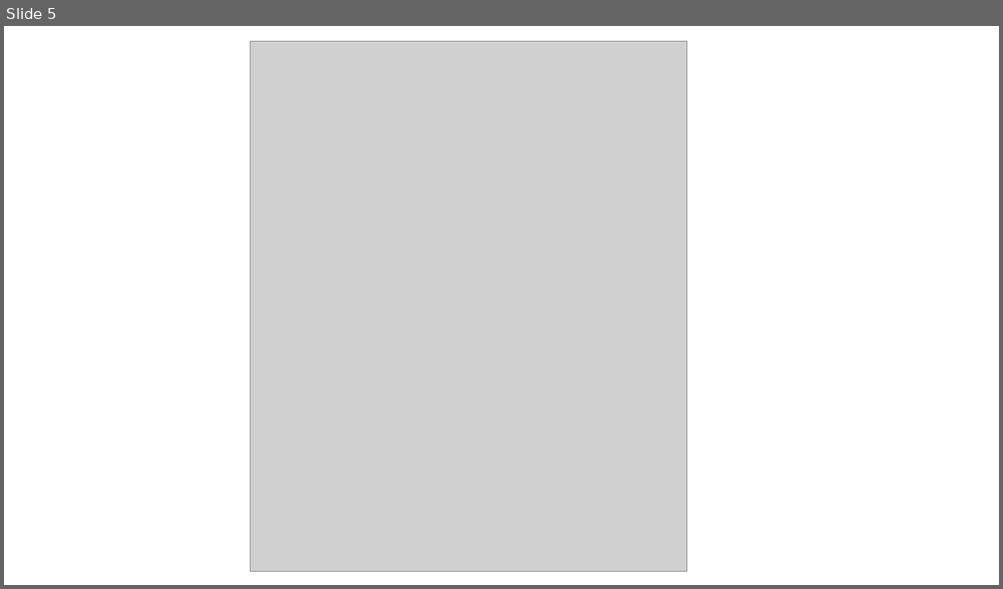
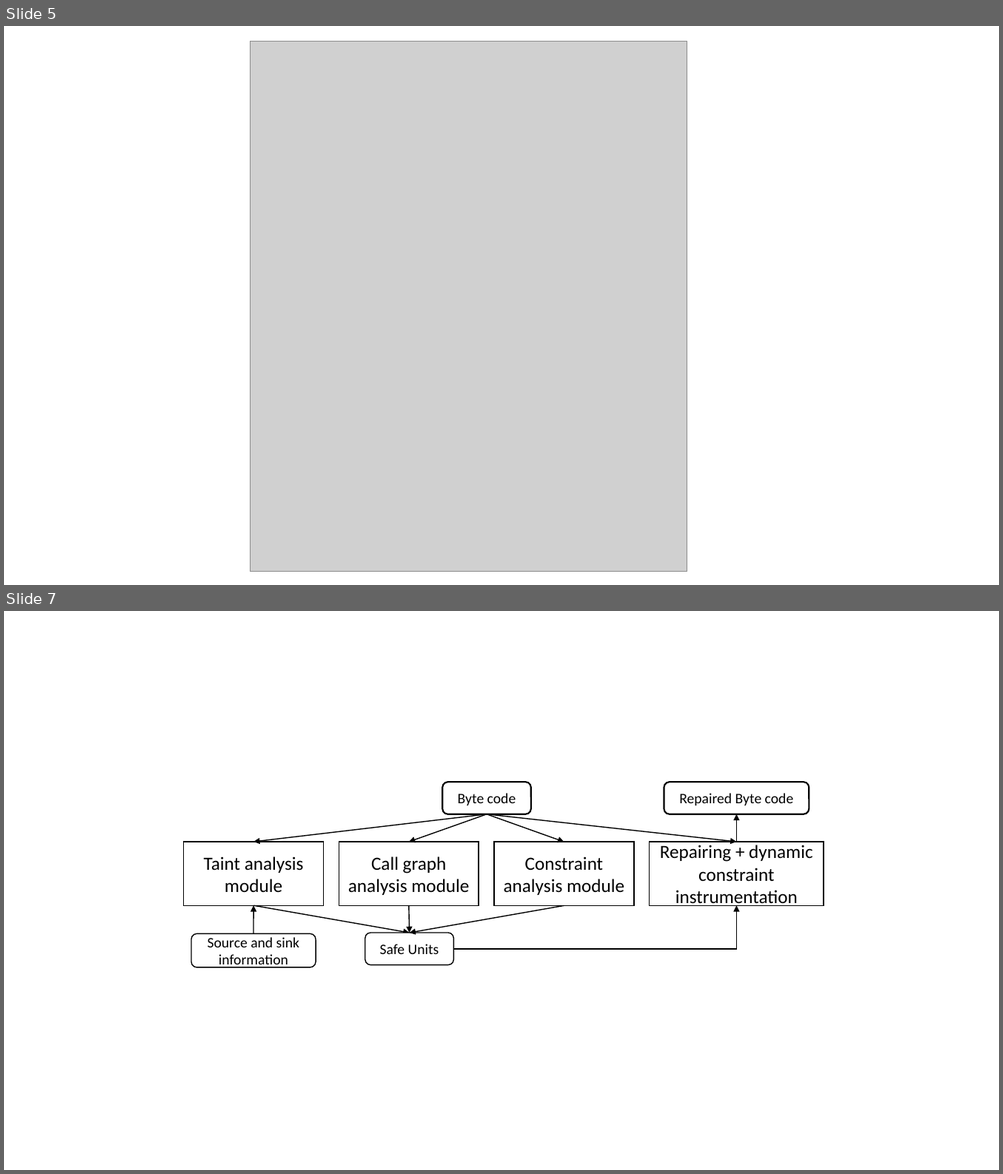
Before and after one commit to aritradhar/FSE2015, a slide deck: images/ArrayIndex.pptx. Shown one above the other, each under a label of ours: slide 5 before the commit, slides 5 and 7 after it; the slides between them are not shown. The pictures are 1003x589 and 1003x1174 pixels, drawn with LibreOffice and Linux fonts; fonts in the diff are those of the drawing; grey boxes stand for pictures. Boxes give left, top, right and bottom in pixels: in the first picture for what was removed or moved away, otherwise in the second. Text is boxed around its words. In the diff, an @@ line names an element or a change of style, - is before the commit and + after.

```diff
--- a/images/ArrayIndex.pptx
+++ b/images/ArrayIndex.pptx
@@ slide 7 added at box(4, 611, 999, 1170), background #FFFFFF @@
@@ rounded rectangle added at box(443, 782, 532, 814), fill #FFFFFF, outline #000000 1.5 pt, 14 pt, text #000000 @@
+Byte code
@@ rounded rectangle added at box(663, 782, 808, 814), fill #FFFFFF, outline #000000 1.5 pt, 14 pt, text #000000 @@
+Repaired Byte code
@@ arrow added from (486, 815) to (253, 843), #000000 1 pt @@
@@ arrow added from (486, 815) to (408, 843), #000000 1 pt @@
@@ arrow added from (486, 815) to (564, 843), #000000 1 pt @@
@@ arrow added from (486, 815) to (737, 843), #000000 1 pt @@
@@ arrow added from (737, 843) to (737, 815), #000000 1 pt @@
@@ rectangle added at box(184, 843, 324, 906), fill #FFFFFF, outline #000000 1 pt, 18 pt, text #000000 @@
+Taint analysis module
@@ rectangle added at box(339, 843, 478, 906), fill #FFFFFF, outline #000000 1 pt, 18 pt, text #000000 @@
+Call graph analysis module
@@ rectangle added at box(494, 843, 634, 906), fill #FFFFFF, outline #000000 1 pt, 18 pt, text #000000 @@
+Constraint analysis module
@@ rectangle added at box(649, 843, 824, 906), fill #FFFFFF, outline #000000 1 pt, 18 pt, text #000000 @@
+Repairing + dynamic constraint instrumentation
@@ arrow added from (253, 934) to (253, 906), #000000 1 pt @@
@@ arrow added from (253, 906) to (409, 934), #000000 1 pt @@
@@ arrow added from (408, 906) to (409, 934), #000000 1 pt @@
@@ arrow added from (564, 906) to (409, 934), #000000 1 pt @@
@@ elbow arrow added from (454, 949) to (737, 906), #000000 1 pt @@
@@ rounded rectangle added at box(191, 934, 316, 968), fill #FFFFFF, outline #000000 1 pt, 14 pt, text #000000 @@
+Source and sink information
@@ rounded rectangle added at box(365, 934, 454, 965), fill #FFFFFF, outline #000000 1 pt, 14 pt, text #000000 @@
+Safe Units
```
Also in this commit, not shown: 1 other slide added, 10 other files.
